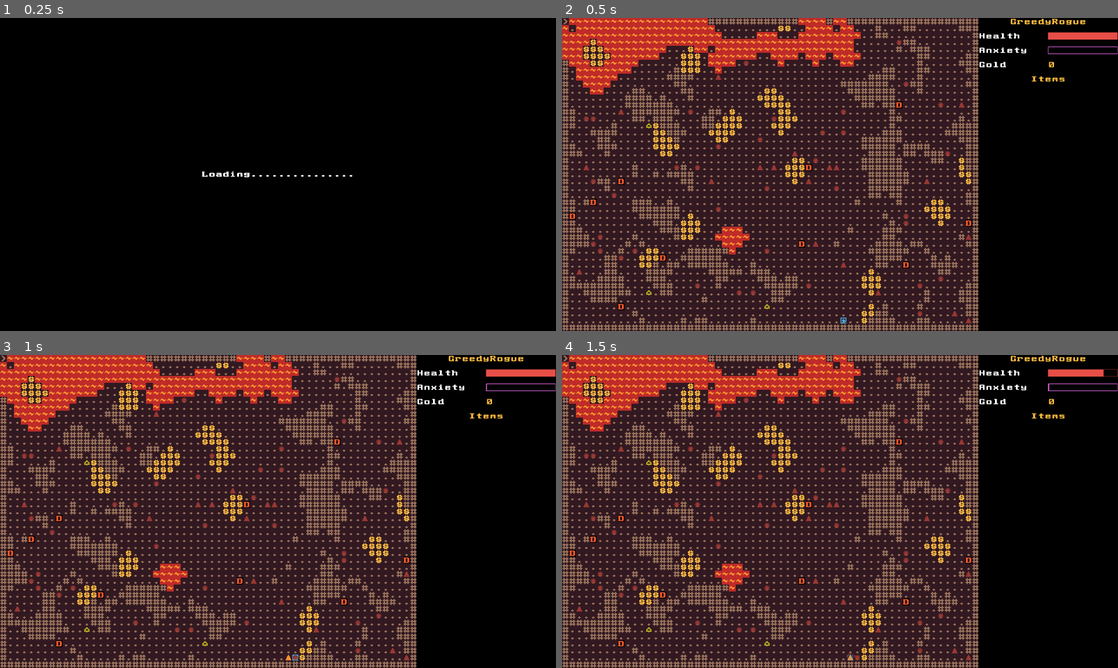
Above: before the commit, frames 1-4 (two rows, left to right).
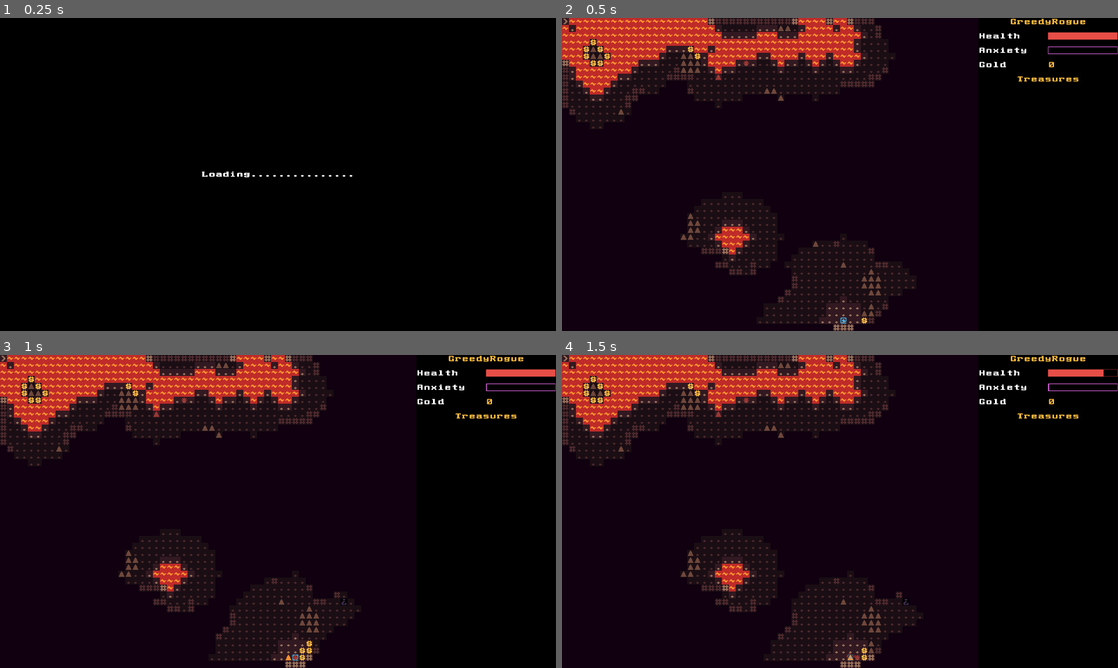
Above: after the commit, the same moments.

Repository: gruebite/GreedyRogue
Game: Godot game, scene res://screens/game/game.tscn
Same seed, same stepped clock (60 frames per second), same inputs: the game is played once before the commit and once after it.
Inputs (mouse positions are in pixels of both pictures, inside the frame that each line leads up to):
- Up to frame 1 (0.25 s): no input
- Up to frame 2 (0.5 s): no input
- Up to frame 3 (1 s): tap Enter (ui_accept) at 0.5, 0.77 s; move the mouse to (400, 495) at 0.52 s; hold Right (ui_right) from 0.53 s (still down); tap F at 0.6 s; click (400, 495) at 0.67 s; tap R at 0.8 s
- Up to frame 4 (1.5 s): release Right (ui_right) at 1.25 s; tap Enter (ui_accept) at 1.25 s; drag from (728, 527) to (812, 574) at 1.27 s

Frame 1 is identical in both runs. In frame 2, 54% of the frame differs, in the area x 0-93%, y 0-100%; in frame 3, 54%; in frame 4, 54%.

Commit message:
Minor tweak, preparing for treasures.

Diff:
--- /dev/null
+++ b/components/backpack/artifacts/artifact.gd
@@ -0,0 +1,17 @@
+extends Entity
+class_name Artifact
+
+const TABLE := {
+	"DragonEgg": preload("res://components/backpack/artifacts/dragon_egg/dragon_egg.tscn"),
+	"WingedBoots": preload("res://components/backpack/artifacts/winged_boots/winged_boots.tscn"),
+}
+
+export(String, MULTILINE) var description := ""
+export var max_level := 0
+export(PoolIntArray) var max_cooldowns := []
+
+var level: int = 0
+var cooldown: int = 0
+
+## Null if somewhere else.
+var backpack = get_parent()
--- /dev/null
+++ b/components/backpack/artifacts/dragon_egg/dragon_egg.gd
@@ -0,0 +1 @@
+extends Artifact
--- /dev/null
+++ b/components/backpack/artifacts/dragon_egg/dragon_egg.tscn
@@ -0,0 +1,11 @@
+[gd_scene load_steps=3 format=2]
+
+[ext_resource path="res://components/backpack/artifacts/dragon_egg/dragon_egg.gd" type="Script" id=1]
+[ext_resource path="res://components/display/display.tscn" type="PackedScene" id=2]
+
+[node name="DragonEgg" type="Node2D"]
+script = ExtResource( 1 )
+description = "A large dragon egg that glows."
+
+[node name="Display" parent="." instance=ExtResource( 2 )]
+lit_pos = Vector2( 0, 480 )
--- /dev/null
+++ b/components/backpack/artifacts/winged_boots/winged_boots.gd
@@ -0,0 +1 @@
+extends Artifact
--- /dev/null
+++ b/components/backpack/artifacts/winged_boots/winged_boots.tscn
@@ -0,0 +1,11 @@
+[gd_scene load_steps=3 format=2]
+
+[ext_resource path="res://components/backpack/artifacts/winged_boots/winged_boots.gd" type="Script" id=1]
+[ext_resource path="res://components/display/display.tscn" type="PackedScene" id=2]
+
+[node name="WingedBoots" type="Node2D"]
+script = ExtResource( 1 )
+description = "Boots that allow you to jump far."
+
+[node name="Display" parent="." instance=ExtResource( 2 )]
+lit_pos = Vector2( 16, 480 )
--- a/components/backpack/backpack.gd
+++ b/components/backpack/backpack.gd
@@ -4,11 +4,14 @@
 const NAME := "Backpack"
 
 signal gold_changed(to)
-signal gained_item(item)
+signal gained_artifact(artifact)
 
 export var gold := 0 setget set_gold
-export var items := []
 
 func set_gold(to: int) -> void:
 	gold = to
 	emit_signal("gold_changed", to)
+
+func spawn_artifact(artifact) -> void:
+	add_child(artifact)
+	emit_signal("gained_artifact", artifact)
--- a/components/bright/bright.gd
+++ b/components/bright/bright.gd
@@ -11,7 +11,7 @@
 onready var bright_system: BrightSystem = find_system(BrightSystem.GROUP_NAME)
 
 func _ready() -> void:
-	bright_system.add_bright(self)
+	bright_system.register_bright(self)
 
 func _exit_tree() -> void:
-	bright_system.remove_bright(self)
+	bright_system.unregister_bright(self)
--- a/components/controller/controller.gd
+++ b/components/controller/controller.gd
@@ -23,7 +23,6 @@
 	_ignore = entity.get_component(Pickup.NAME).connect("picked_up", self, "_on_pickup")
 
 	entity.grid_position = Vector2(Constants.MAP_COLUMNS / 2, Constants.MAP_ROWS / 2).floor()
-	entity_system.update_entity(entity)
 
 func _exit_tree() -> void:
 	pass
@@ -44,11 +43,11 @@
 	elif event is InputEventKey and event.pressed:
 		match event.scancode:
 			KEY_F:
-				entity_system.spawn_entity(preload("res://entities/fire/fire.tscn").instance(), entity.grid_position)
+				entity_system.add_entity(preload("res://entities/fire/fire.tscn").instance(), entity.grid_position)
 			KEY_A:
-				entity_system.spawn_entity(preload("res://entities/falling_rock/falling_rock.tscn").instance(), entity.grid_position)
+				entity_system.add_entity(preload("res://entities/falling_rock/falling_rock.tscn").instance(), entity.grid_position)
 			KEY_R:
-				entity_system.spawn_entity(preload("res://entities/rock/rock.tscn").instance(), entity.grid_position)
+				entity_system.add_entity(preload("res://entities/rock/rock.tscn").instance(), entity.grid_position)
 
 	# Hacky mouse detection.
 	if event is InputEventMouseButton:
@@ -78,7 +77,7 @@
 	if ent.get_component(Gold.NAME):
 		backpack.gold += (randi() % 5) + 5
 		anxiety.anxiety -= 10
-		effect_system.spawn_effect(preload("res://effects/collect_gold/collect_gold.tscn").instance(), entity.position)
+		effect_system.add_effect(preload("res://effects/collect_gold/collect_gold.tscn").instance(), entity.position)
 		emit_signal("picked_up_gold")
 	if ent.get_component(Treasure.NAME):
 		emit_signal("picked_up_treasure")
--- a/components/crack/crack.gd
+++ b/components/crack/crack.gd
@@ -17,7 +17,7 @@
 	integrity -= 1
 	if animated:
 		animated.frame += 1
-		effect_system.spawn_effect(preload("res://effects/cracking/cracking.tscn").instance(), entity.position)
+		effect_system.add_effect(preload("res://effects/cracking/cracking.tscn").instance(), entity.position)
 	if integrity <= 0:
 		var gpos := entity.grid_position
 		tile_system.set_tile(gpos.x, gpos.y, Tile.CHASM)
--- a/components/dragon/dragon.gd
+++ b/components/dragon/dragon.gd
@@ -124,7 +124,7 @@
 		var gpos: Vector2 = entity.grid_position + dv + dirv
 		if tile_system.blocks_movement(gpos.x, gpos.y):
 			continue
-		entity_system.spawn_entity(preload("res://entities/fire/fire.tscn").instance(), gpos)
+		entity_system.add_entity(preload("res://entities/fire/fire.tscn").instance(), gpos)
 
 func set_breath(value: float) -> void:
 	breath = value
--- a/components/effect_player/effect_player.gd
+++ b/components/effect_player/effect_player.gd
@@ -29,24 +29,24 @@
 	if on_died:
 		_ignore = entity.connect("died", self, "_on_died")
 	if on_ready and effect:
-		effect_system.spawn_effect(effect.instance(), entity.position)
+		effect_system.add_effect(effect.instance(), entity.position)
 
 func _on_turn_initiated() -> void:
 	if not effect: return
-	effect_system.spawn_effect(effect.instance(), entity.position)
+	effect_system.add_effect(effect.instance(), entity.position)
 
 func _on_take_turn() -> void:
 	if not effect: return
-	effect_system.spawn_effect(effect.instance(), entity.position)
+	effect_system.add_effect(effect.instance(), entity.position)
 
 func _on_in_turn() -> void:
 	if not effect: return
-	effect_system.spawn_effect(effect.instance(), entity.position)
+	effect_system.add_effect(effect.instance(), entity.position)
 
 func _on_out_of_turn() -> void:
 	if not effect: return
-	effect_system.spawn_effect(effect.instance(), entity.position)
+	effect_system.add_effect(effect.instance(), entity.position)
 
 func _on_died(_by: Node2D) -> void:
 	if not effect: return
-	effect_system.spawn_effect(effect.instance(), entity.position)
+	effect_system.add_effect(effect.instance(), entity.position)
--- a/components/falling/falling.gd
+++ b/components/falling/falling.gd
@@ -23,9 +23,11 @@
 		var gpos := entity.grid_position
 		var ents := entity_system.get_entities(gpos.x, gpos.y)
 		for ent in ents:
+			if ent == entity:
+				continue
 			var health: Health = ent.get_component(Health.NAME)
 			if health:
 				health.health -= damage
 		if spawns:
-			entity_system.spawn_entity(spawns.instance(), entity.grid_position)
+			entity_system.add_entity(spawns.instance(), entity.grid_position)
 		entity.kill(self)
--- a/components/flammable/flammable.gd
+++ b/components/flammable/flammable.gd
@@ -15,6 +15,8 @@
 	var gpos := entity.grid_position
 	var ents := entity_system.get_entities(gpos.x, gpos.y)
 	for ent in ents:
+		if ent == entity:
+			continue
 		var fire: Flaming = ent.get_component(Flaming.NAME)
 		if fire:
 			health.health -= fire.heat
--- a/components/grounded/grounded.gd
+++ b/components/grounded/grounded.gd
@@ -11,6 +11,8 @@
 func _on_entity_moved(_from: Vector2, to: Vector2) -> void:
 	var ents := entity_system.get_entities(to.x, to.y)
 	for ent in ents:
+		if ent == entity:
+			continue
 		var tripwire: Tripwire = ent.get_component(Tripwire.NAME)
 		if tripwire:
 			tripwire.trip(entity)
--- a/components/harmful/harmful.gd
+++ b/components/harmful/harmful.gd
@@ -19,6 +19,8 @@
 	var gpos := entity.grid_position
 	var ents := entity_system.get_entities(gpos.x, gpos.y)
 	for ent in ents:
+		if ent == entity:
+			continue
 		var health: Health = ent.get_component(Health.NAME)
 		if health:
 			health.health -= damage
--- a/components/health/health.gd
+++ b/components/health/health.gd
@@ -26,7 +26,7 @@
 	if to < 0: to = 0
 	if to > max_health: to = max_health
 	if to < health:
-		effect_system.spawn_effect(preload("res://effects/blood/blood.tscn").instance(), entity.position)
+		effect_system.add_effect(preload("res://effects/blood/blood.tscn").instance(), entity.position)
 		flash()
 	health = to
 	if health == 0:
--- a/components/pickup/pickup.gd
+++ b/components/pickup/pickup.gd
@@ -15,6 +15,8 @@
 	var epos := entity.grid_position
 	var ents := entity_system.get_entities(epos.x, epos.y)
 	for ent in ents:
+		if ent == entity:
+			continue
 		if ent.get_component(Pickupable.NAME):
 			emit_signal("picked_up", ent)
 			ent.queue_free()
--- a/components/presence/presence.gd
+++ b/components/presence/presence.gd
@@ -7,6 +7,10 @@
 
 func _ready() -> void:
 	entity_system.update_entity(entity)
+	var _ignore = entity.connect("moved", self, "_on_moved")
 
 func _exit_tree() -> void:
-	entity_system.remove_entity(entity)
+	entity_system.unregister_entity(entity)
+
+func _on_moved(_from: Vector2, _to: Vector2) -> void:
+	entity_system.update_entity(entity)
--- a/components/spawn_on_death/spawn_on_death.gd
+++ b/components/spawn_on_death/spawn_on_death.gd
@@ -12,4 +12,4 @@
 
 func _on_died(_by: Node2D) -> void:
 	if spawns:
-		entity_system.spawn_entity(spawns.instance(), entity.grid_position)
+		entity_system.add_entity(spawns.instance(), entity.grid_position)
--- a/components/toppleable/toppleable.gd
+++ b/components/toppleable/toppleable.gd
@@ -20,5 +20,5 @@
 		if tile_system.blocks_movement(desired.x, desired.y):
 			break
 		if spawns:
-			entity_system.spawn_entity(spawns.instance(), desired)
+			entity_system.add_entity(spawns.instance(), desired)
 	entity.kill(self)
--- a/entities/treasure_chest/treasure_chest.tscn
+++ b/entities/treasure_chest/treasure_chest.tscn
@@ -11,7 +11,7 @@
 script = ExtResource( 1 )
 
 [node name="Display" parent="." instance=ExtResource( 2 )]
-lit_pos = Vector2( 64, 432 )
+lit_pos = Vector2( 64, 320 )
 
 [node name="Presence" parent="." instance=ExtResource( 3 )]
 
--- a/project.godot
+++ b/project.godot
@@ -24,6 +24,11 @@
 "language": "GDScript",
 "path": "res://components/anxiety/anxiety.gd"
 }, {
+"base": "Entity",
+"class": "Artifact",
+"language": "GDScript",
+"path": "res://components/backpack/artifacts/artifact.gd"
+}, {
 "base": "Component",
 "class": "Attack",
 "language": "GDScript",
@@ -343,6 +348,7 @@
 "Animated": "",
 "Antimatter": "",
 "Anxiety": "",
+"Artifact": "",
 "Attack": "",
 "Backpack": "",
 "Bright": "",
--- a/screens/lair/lair.tscn
+++ b/screens/lair/lair.tscn
@@ -58,6 +58,7 @@
 [node name="VBoxContainer" type="VBoxContainer" parent="UI/HUD"]
 anchor_right = 1.0
 anchor_bottom = 1.0
+custom_constants/separation = 16
 
 [node name="Title" type="Label" parent="UI/HUD/VBoxContainer"]
 modulate = Color( 1, 0.741176, 0.25098, 1 )
@@ -65,13 +66,6 @@
 margin_bottom = 17.0
 text = "GreedyRogue"
 align = 1
-
-[node name="HSeparator" type="HSeparator" parent="UI/HUD/VBoxContainer"]
-modulate = Color( 1, 1, 1, 0 )
-margin_top = 17.0
-margin_right = 320.0
-margin_bottom = 33.0
-rect_min_size = Vector2( 0, 16 )
 
 [node name="Health" type="HBoxContainer" parent="UI/HUD/VBoxContainer"]
 margin_top = 33.0
@@ -100,13 +94,6 @@
 stretch_margin_right = 1
 stretch_margin_bottom = 1
 
-[node name="HSeparator2" type="HSeparator" parent="UI/HUD/VBoxContainer"]
-modulate = Color( 1, 1, 1, 0 )
-margin_top = 50.0
-margin_right = 320.0
-margin_bottom = 66.0
-rect_min_size = Vector2( 0, 16 )
-
 [node name="Anxiety" type="HBoxContainer" parent="UI/HUD/VBoxContainer"]
 margin_top = 66.0
 margin_right = 320.0
@@ -138,13 +125,6 @@
 stretch_margin_right = 1
 stretch_margin_bottom = 1
 
-[node name="HSeparator3" type="HSeparator" parent="UI/HUD/VBoxContainer"]
-modulate = Color( 1, 1, 1, 0 )
-margin_top = 83.0
-margin_right = 320.0
-margin_bottom = 99.0
-rect_min_size = Vector2( 0, 16 )
-
 [node name="Gold" type="HBoxContainer" parent="UI/HUD/VBoxContainer"]
 margin_top = 99.0
 margin_right = 320.0
@@ -164,20 +144,20 @@
 size_flags_horizontal = 3
 text = "0"
 
-[node name="HSeparator4" type="HSeparator" parent="UI/HUD/VBoxContainer"]
-modulate = Color( 1, 1, 1, 0 )
-margin_top = 116.0
-margin_right = 320.0
-margin_bottom = 132.0
-rect_min_size = Vector2( 0, 16 )
-
-[node name="Title2" type="Label" parent="UI/HUD/VBoxContainer"]
+[node name="TreasureTitle" type="Label" parent="UI/HUD/VBoxContainer"]
 modulate = Color( 1, 0.741176, 0.25098, 1 )
 margin_top = 132.0
 margin_right = 320.0
 margin_bottom = 149.0
-text = "Items"
+text = "Treasures"
 align = 1
+
+[node name="Treasures" type="VBoxContainer" parent="UI/HUD/VBoxContainer"]
+margin_top = 165.0
+margin_right = 320.0
+margin_bottom = 720.0
+size_flags_vertical = 3
+custom_constants/separation = 10
 
 [node name="Loading" type="Control" parent="UI"]
 visible = false
--- a/systems/bright_system/bright_system.gd
+++ b/systems/bright_system/bright_system.gd
@@ -54,7 +54,7 @@
 	_scratch_grid.clear()
 
 # Dynamic
-func add_bright(bright: Node2D) -> void:
+func register_bright(bright: Node2D) -> void:
 	if bright.dynamic:
 		brights[bright] = true
 	else:
@@ -63,7 +63,7 @@
 		cast_light(gpos.x, gpos.y, bright.lit_radius, bright.dim_radius)
 		update_tiles()
 
-func remove_bright(bright: Node2D) -> void:
+func unregister_bright(bright: Node2D) -> void:
 	var _ignore = brights.erase(bright)
 
 func update_brights() -> void:
@@ -89,7 +89,7 @@
 func update_tiles() -> void:
 	for x in Constants.MAP_COLUMNS:
 		for y in Constants.MAP_ROWS:
-			var brightness := Brightness.LIT#get_brightness(x, y)
+			var brightness := get_brightness(x, y)
 			tile_system.set_brightness(x, y, brightness)
 			entity_system.set_brightness(x, y, brightness)
 
--- a/systems/effect_system/effect_system.gd
+++ b/systems/effect_system/effect_system.gd
@@ -15,6 +15,6 @@
 	assert(get_tree().get_nodes_in_group(GROUP_NAME).size() == 0)
 	add_to_group(GROUP_NAME)
 
-func spawn_effect(effect: Node2D, pos: Vector2) -> void:
+func add_effect(effect: Node2D, pos: Vector2) -> void:
 	effect.position = pos
 	effects_node.add_child(effect)
--- a/systems/entity_system/entity_system.gd
+++ b/systems/entity_system/entity_system.gd
@@ -26,14 +26,11 @@
 	for ent in entities_node.get_children():
 		ent.queue_free()
 	player = player_scene.instance()
-	spawn_entity(player, Vector2.ZERO)
+	add_entity(player, Vector2.ZERO)
 
-func spawn_entity(ent: Node2D, gpos: Vector2) -> void:
-	ent.grid_position = gpos
-	add_entity(ent)
-
-func add_entity(entity: Entity) -> void:
-	#print("[entity_system.add] " + entity.name)
+func add_entity(entity: Node2D, gpos=null) -> void:
+	if gpos:
+		entity.grid_position = gpos
 	entities_node.add_child(entity)
 
 func update_entity(entity: Entity) -> void:
@@ -44,7 +41,7 @@
 	entity_positions[entity] = entity.grid_position
 	entity_grid[entity.grid_position][entity] = true
 
-func remove_entity(entity: Entity) -> void:
+func unregister_entity(entity: Entity) -> void:
 	#print("[entity_system.remove] " + entity.name)
 	if entity_positions.has(entity):
 		var old_position: Vector2 = entity_positions[entity]
--- a/systems/generator_system/generator_system.gd
+++ b/systems/generator_system/generator_system.gd
@@ -205,6 +205,7 @@
 
 	var player_spawn := walker.exit_tiles.random(walker.rng) + Vector2(1, 1)
 	entity_system.player.grid_position = player_spawn
+	# XXX: Kinda hacky.  Should be handled by "move", but we don't want to trigger components.
 	entity_system.update_entity(entity_system.player)
 
 	var farthest_exit := player_spawn
--- a/systems/navigation_system/navigation_system.gd
+++ b/systems/navigation_system/navigation_system.gd
@@ -64,7 +64,6 @@
 			return
 
 	ent.move(desired)
-	entity_system.update_entity(ent)
 
 func can_see(from: Entity, to: Entity, dist: int) -> bool:
 	var fpos := from.grid_position
@@ -78,6 +77,8 @@
 	return true
 
 func on_lava(x: int, y: int) -> bool:
+	if out_of_bounds(x, y):
+		return false
 	var yep := false
 	for matter in entity_system.get_components(x, y, Matter.NAME):
 		if Matter.LAVA & matter.mask:
Binary file changed: assets/textures/ascii.png
Not shown: 1 places in entities/player/player.tscn that only renumber resources
